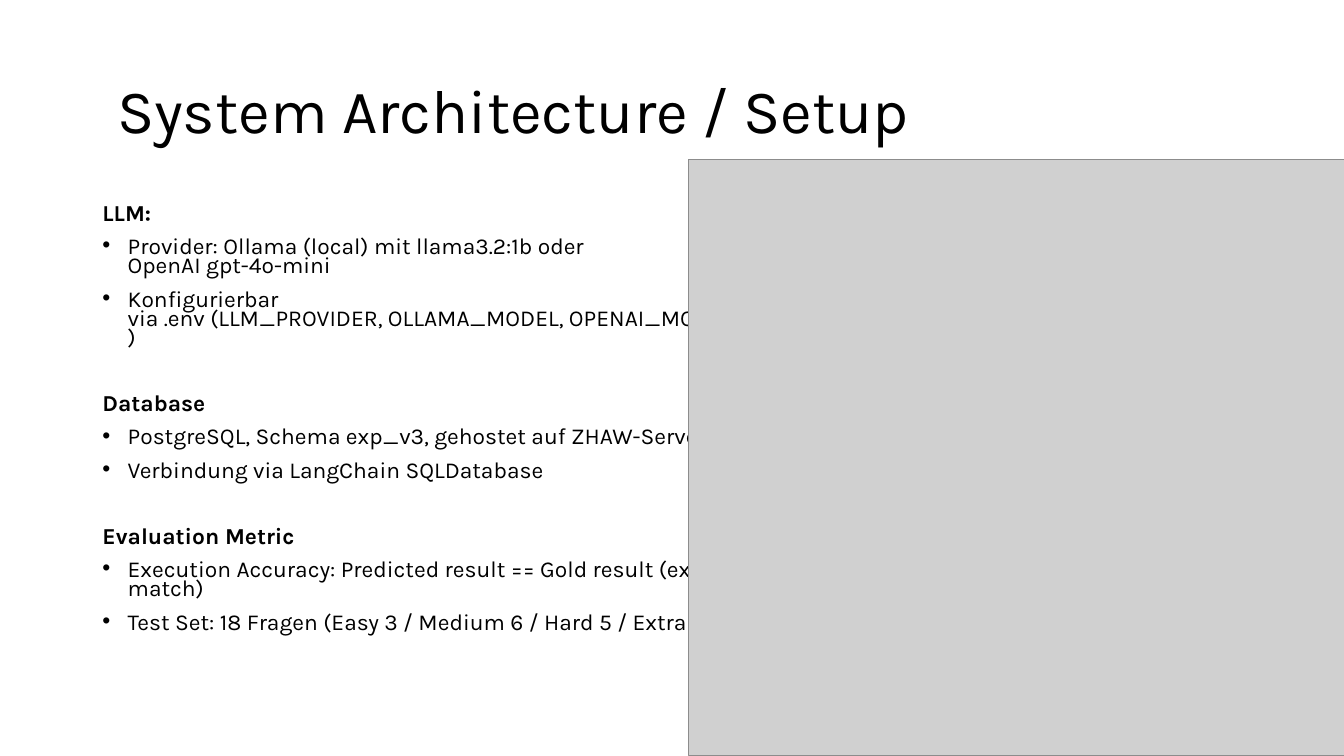
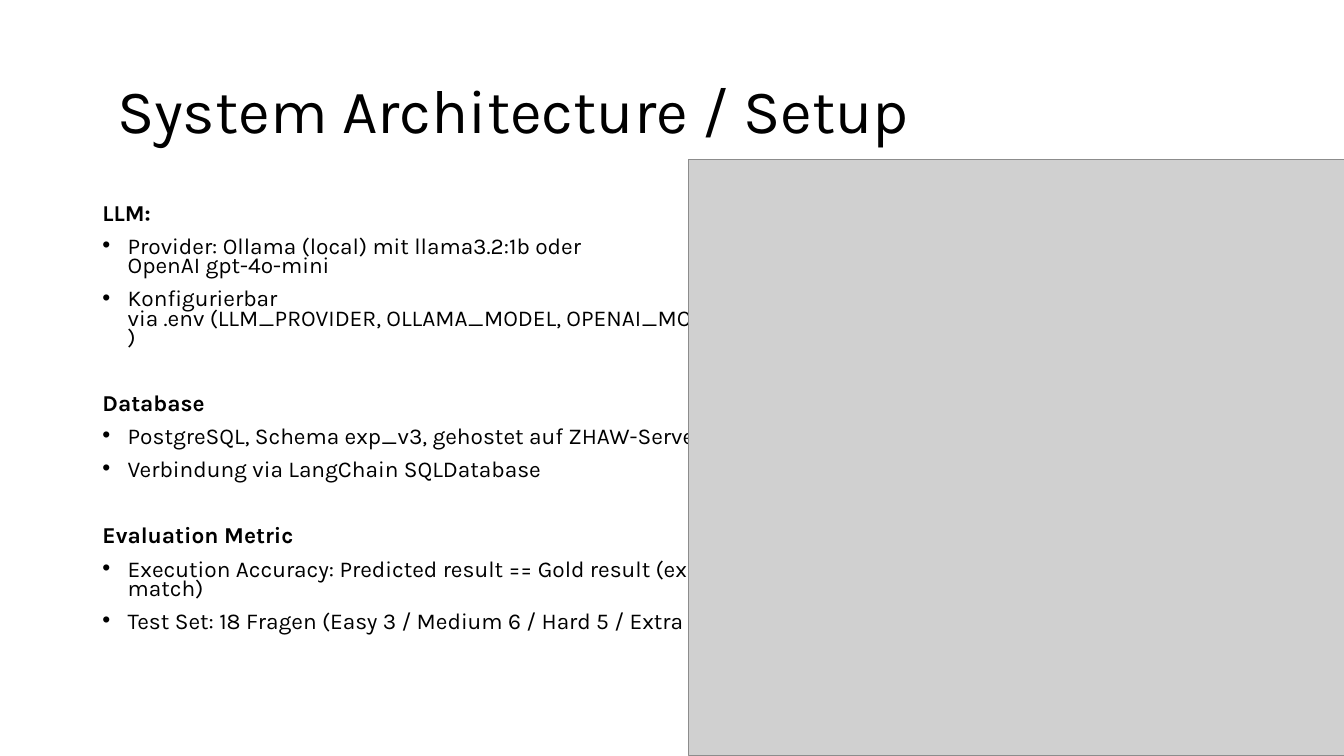
Before and after one commit to bjoern555/dwh2-text-to-sql, a slide deck: slide 3 of docs/DHW2_Wagner_Kryeziu_Johnson.pptx. Drawn at 1344x756 pixels with LibreOffice and Linux fonts; fonts in the diff are those of the drawing; grey boxes stand for pictures. Boxes give left, top, right and bottom in pixels: in the first picture for what was removed or moved away, otherwise in the second. Text is boxed around its words. In the diff, an @@ line names an element or a change of style, - is before the commit and + after.

```diff
--- a/docs/DHW2_Wagner_Kryeziu_Johnson.pptx
+++ b/docs/DHW2_Wagner_Kryeziu_Johnson.pptx
@@ text "LLM:" at <box>102,206,730,635</box>: size 16.3 to 16.2 pt @@
```
Also in this commit, not shown: 1 other slide changed, 1 other file.
